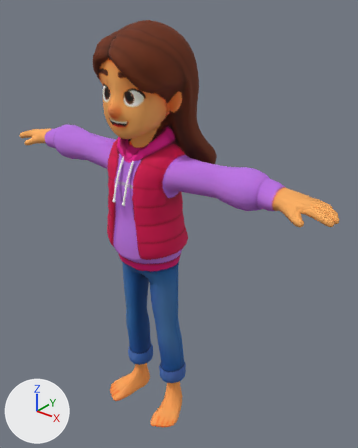
A saved change to the FBX model game-runner/public/game/assets/3d/Girl_Death.fbx.
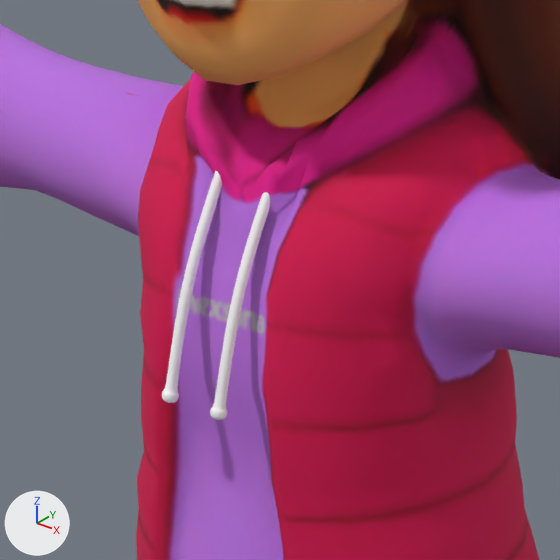
The first picture shows the older version from a 50 mm lens placed at (1.0, -1.113, 1.465), pointed at (0.053, 0.07, 0.732). The close-ups show both versions on the part from 22% to 53% of the width and 27% to 52% of the height of that picture; other places that the commit changed are outside them. Arrows for +X, +Y and +Z are at lower left; the lights stay in place. Where no turn or scale is listed for an object, it has been applied to the vertices.

Objects in the first close-up: 'Woman'.
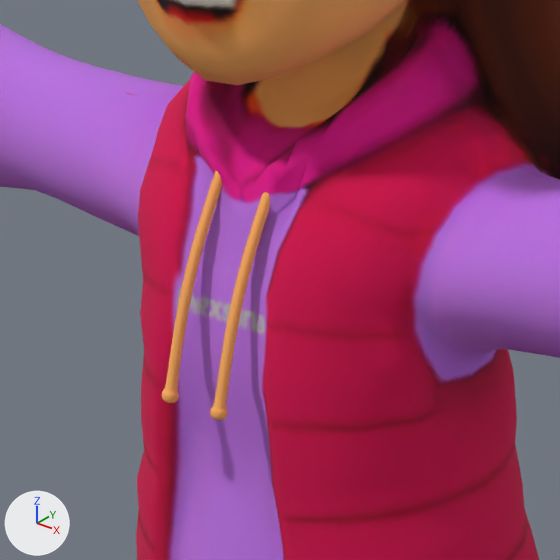
Scene script edits in JSON lines:
```json
{"op": "add", "block": "mat_m_woman_002", "code": ["mat_m_woman_002 = principled_material('M_Woman.002')", "mat_m_woman_002.texture = img_t_woman_png", "mat_m_woman_002.roughness = 1.0"]}
{"block": "me_mesh", "where": "me_mesh.from_pydata(...)  # 5926 vertices, 5907 faces; spans x -0.623..0.622, y -0.18..0.18, z 0.0..1.374"}
{"block": "me_mesh", "where": "# used by ob_woman; location = (0.0006, -0.0006, 0.0)"}
{"op": "remove", "block": "me_mesh", "code": "me_mesh.materials.append(mat_m_woman)  # picture img_t_woman_png"}
{"block": "me_mesh", "change": "me_mesh part 1: all 1184 faces that had it switch from mat_pasted__lambert2 (white #ffffff) to mat_m_woman_002 (picture img_t_woman_png)"}
```

Changed parts and their boxes (x1, y1, x2, y2) in the close-ups (560 x 560 px):
```json
{"part": 1, "of": "me_mesh", "change": "recoloured", "before": [162, 171, 270, 420], "after": [162, 171, 270, 420], "on screen": "white to orange"}
```
